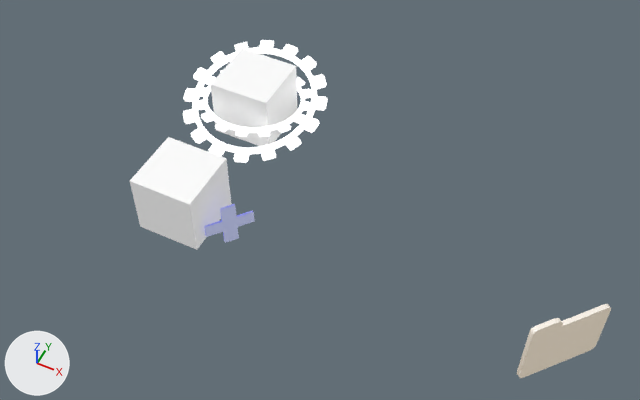
Renders of the Blender file VAOEngine/Texture/VAOEngineIcon.blend from each side of a commit.
One viewpoint serves both versions: a 50 mm lens placed at (0.01, -14.6, 20.29), pointed at (-8.15, 1.72, -0.1). The lights are fixed; the arrows at lower left show +X, +Y and +Z.
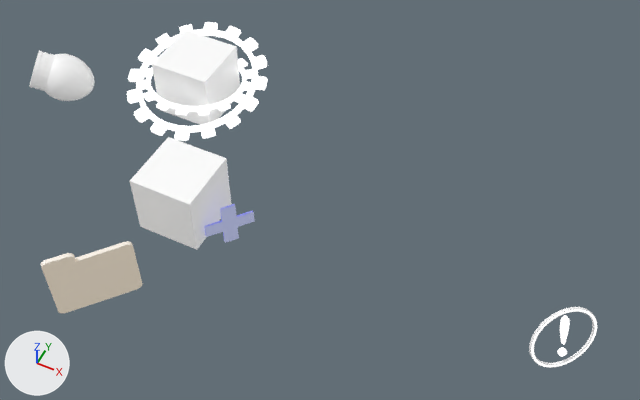
The change, as a diff of the scene's bpy script:
```diff
--- a/VAOEngine/Texture/VAOEngineIcon.blend.py
+++ b/VAOEngine/Texture/VAOEngineIcon.blend.py
@@ ob_cube_001 @@
 ob_cube_001 = bpy.data.objects.new('Cube.001', me_cube_001)
-ob_cube_001.location = (-12.15, 4.8, 0.0)
+ob_cube_001.location = (-14.46, 4.8, 0.0)
 _m = ob_cube_001.modifiers.new('Solidify', 'SOLIDIFY')
@@ ob_circle @@
 ob_circle = bpy.data.objects.new('Circle', me_circle)
-ob_circle.location = (-12.2, 4.8, 0.0)
+ob_circle.location = (-14.51, 4.8, 0.0)
 ob_circle.rotation_euler = (0.262, 0.0, 0.0)  # degrees (15, 0, 0)
@@ ob_circle_001 @@
 ob_circle_001 = bpy.data.objects.new('Circle.001', me_circle_001)
-ob_circle_001.location = (-12.2, 4.8, 0.0)
+ob_circle_001.location = (-14.51, 4.8, 0.0)
 ob_circle_001.rotation_euler = (-0.0873, 0.0, 0.0)  # degrees (-5, 0, 0)
@@ ob_cube_002 @@
 ob_cube_002 = bpy.data.objects.new('Cube.002', me_cube_002)
-ob_cube_002.location = (0.0, 0.0, 0.0)
+ob_cube_002.location = (-12.5, -3.88, 0.0)
 ob_cube_002.rotation_euler = (0.0, 0.0, 0.873)  # degrees (0, 0, 50)
@@ ob_text_002 @@
+ob_text_002 = bpy.data.objects.new('Text.002', me_text_002)  # 244 vertices, 358 faces; spans x -0.059..0.061, y -0.3..0.4, z -0.05..0.0; in mat_whiteoutline (white #e7e7e7)
+ob_text_002.location = (0.02, 0.0, 0.08)
+ob_text_002.rotation_euler = (1.309, 0.0, 0.785)  # degrees (75, 0, 45)
+ob_text_002.scale = (1.99, 1.99, 1.99)
@@ ob_text_001 @@
+ob_text_001 = bpy.data.objects.new('Text.001', me_text_001)  # 256 vertices, 256 faces; spans x -0.507..0.5, y -0.476..0.531, z -0.044..0.003; in mat_whiteem (white #e7e7e7), mat_outline (white #e7e7e7)
+ob_text_001.location = (0.02, 0.0, 0.08)
+ob_text_001.rotation_euler = (1.309, 0.0, 0.785)  # degrees (75, 0, 45)
+ob_text_001.scale = (1.99, 1.99, 1.99)
@@ ob_cylinder_003 @@
+ob_cylinder_003 = bpy.data.objects.new('Cylinder.003', me_cylinder_004)  # a 32-sided cylinder along z spanning x -1.0..1.0, y -1.0..1.0, z -1.0..1.0; in mat_gray (white #e7e7e7)
+ob_cylinder_003.location = (-19.46, 2.35, 0.4)
+ob_cylinder_003.rotation_euler = (-2.007, 0.0, -1.047)  # degrees (-115, 0, -60)
+ob_cylinder_003.scale = (0.653, 0.653, 0.0523)
@@ ob_cylinder_002 @@
+ob_cylinder_002 = bpy.data.objects.new('Cylinder.002', me_cylinder_004.copy())
+ob_cylinder_002.location = (-19.3, 2.44, 0.32)
+ob_cylinder_002.rotation_euler = (-2.007, 0.0, -1.047)  # degrees (-115, 0, -60)
+ob_cylinder_002.scale = (0.653, 0.653, 0.0523)
@@ ob_cylinder_001 @@
+ob_cylinder_001 = bpy.data.objects.new('Cylinder.001', me_cylinder_004.copy())
+ob_cylinder_001.location = (-19.13, 2.54, 0.23)
+ob_cylinder_001.rotation_euler = (-2.007, 0.0, -1.047)  # degrees (-115, 0, -60)
+ob_cylinder_001.scale = (0.653, 0.653, 0.103)
@@ ob_cylinder @@
+ob_cylinder = bpy.data.objects.new('Cylinder', me_cylinder_001)  # a 32-sided cylinder along z spanning x -1.0..1.0, y -1.0..1.0, z -1.0..1.0; in mat_whiteem (white #e7e7e7), mat_outline (white #e7e7e7); modifiers SOLIDIFY
+ob_cylinder.location = (-19.25, 2.47, 0.29)
+ob_cylinder.rotation_euler = (-2.007, 0.0, -1.047)  # degrees (-115, 0, -60)
+ob_cylinder.scale = (0.61, 0.61, 0.282)
@@ ob_sphere @@
+ob_sphere = bpy.data.objects.new('Sphere', me_sphere)  # 482 vertices, 512 faces; spans x -1.0..1.0, y -1.0..1.0, z -1.0..1.34; in mat_whiteem (white #e7e7e7), mat_outline (white #e7e7e7); modifiers SOLIDIFY
+ob_sphere.location = (-18.72, 2.78, 0.0)
+ob_sphere.rotation_euler = (-2.007, 0.0, -1.047)  # degrees (-115, 0, -60)
+ob_sphere.scale = (0.779, 0.779, 0.779)
```

What differs and where, as boxes (x1, y1, x2, y2) in the pictures (640 x 400 px):
'Cube.001', moved: before (210, 48, 297, 146); after (152, 30, 240, 125)
'Cube.002', moved: before (517, 304, 611, 378); after (41, 241, 142, 313)
'Circle', moved: before (183, 40, 328, 163); after (127, 22, 268, 141)
'Circle.001', moved: before (195, 70, 312, 137); after (138, 57, 252, 116)
'Sphere', added: after (45, 54, 95, 101)
'Text.001', added: after (529, 307, 597, 368)
'Text.002', added: after (557, 315, 570, 357)
'Cylinder', added: after (33, 52, 50, 89)
'Cylinder.001', added: after (40, 54, 54, 91)
'Cylinder.003', added: after (29, 50, 42, 87)
'Cylinder.002', added: after (35, 52, 48, 89)
